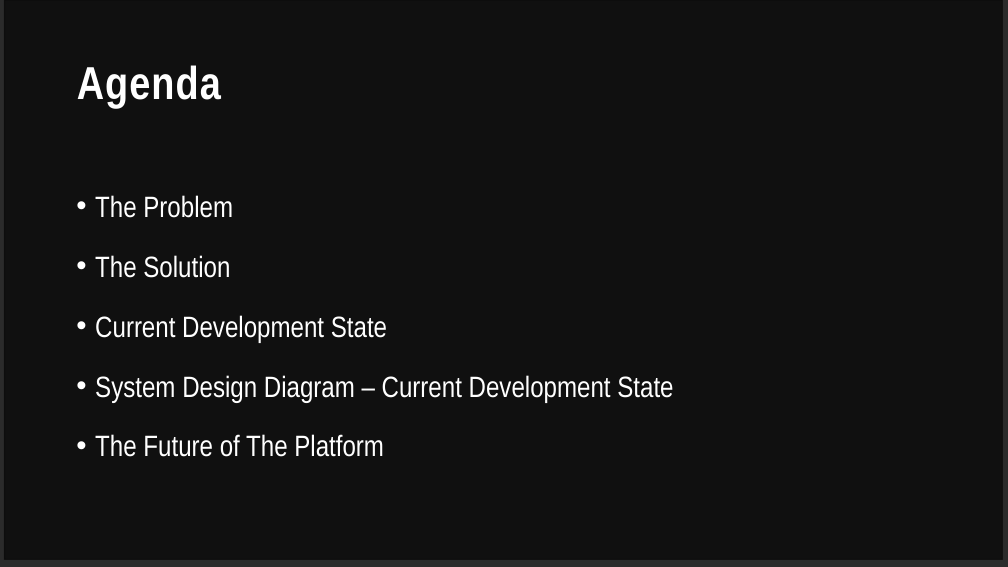
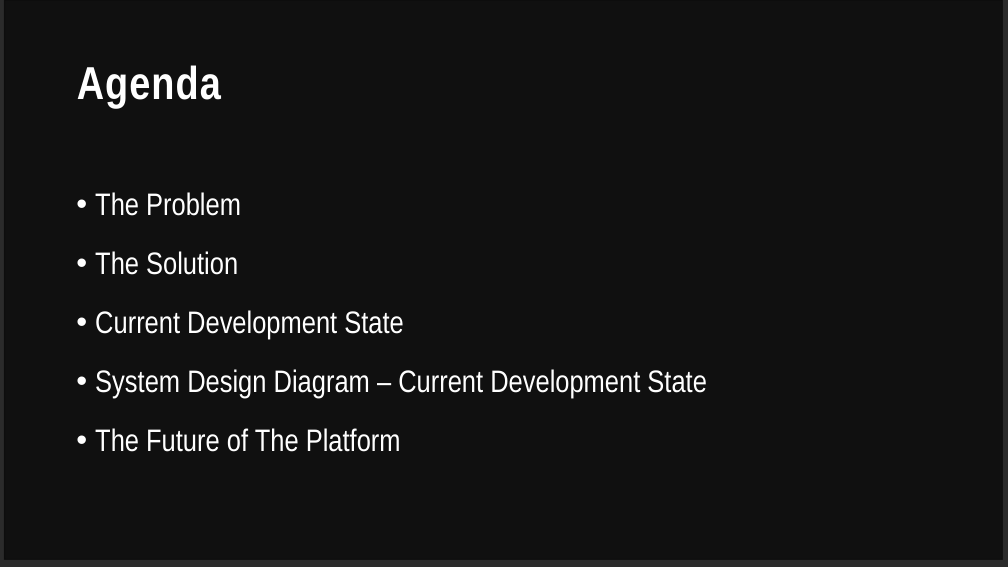
Before and after one commit to Alexxx2207/Profitable, a slide deck: slide 2 of Presentation/Profitable_presentation.pptx. Drawn at 1008x567 pixels with LibreOffice and Linux fonts; fonts in the diff are those of the drawing; background and template pictures are left out; a plain dark background stands for a picture behind light text. Boxes give left, top, right and bottom in pixels: in the first picture for what was removed or moved away, otherwise in the second. Text is boxed around its words. In the diff, an @@ line names an element or a change of style, - is before the commit and + after.

```diff
--- a/Presentation/Profitable_presentation.pptx
+++ b/Presentation/Profitable_presentation.pptx
@@ text "The Problem" at box(95, 192, 707, 452): size 28 to 29.6 pt; line spacing 1.4 to 1.3 @@
```
Also in this commit, not shown: 1 other slide changed.
